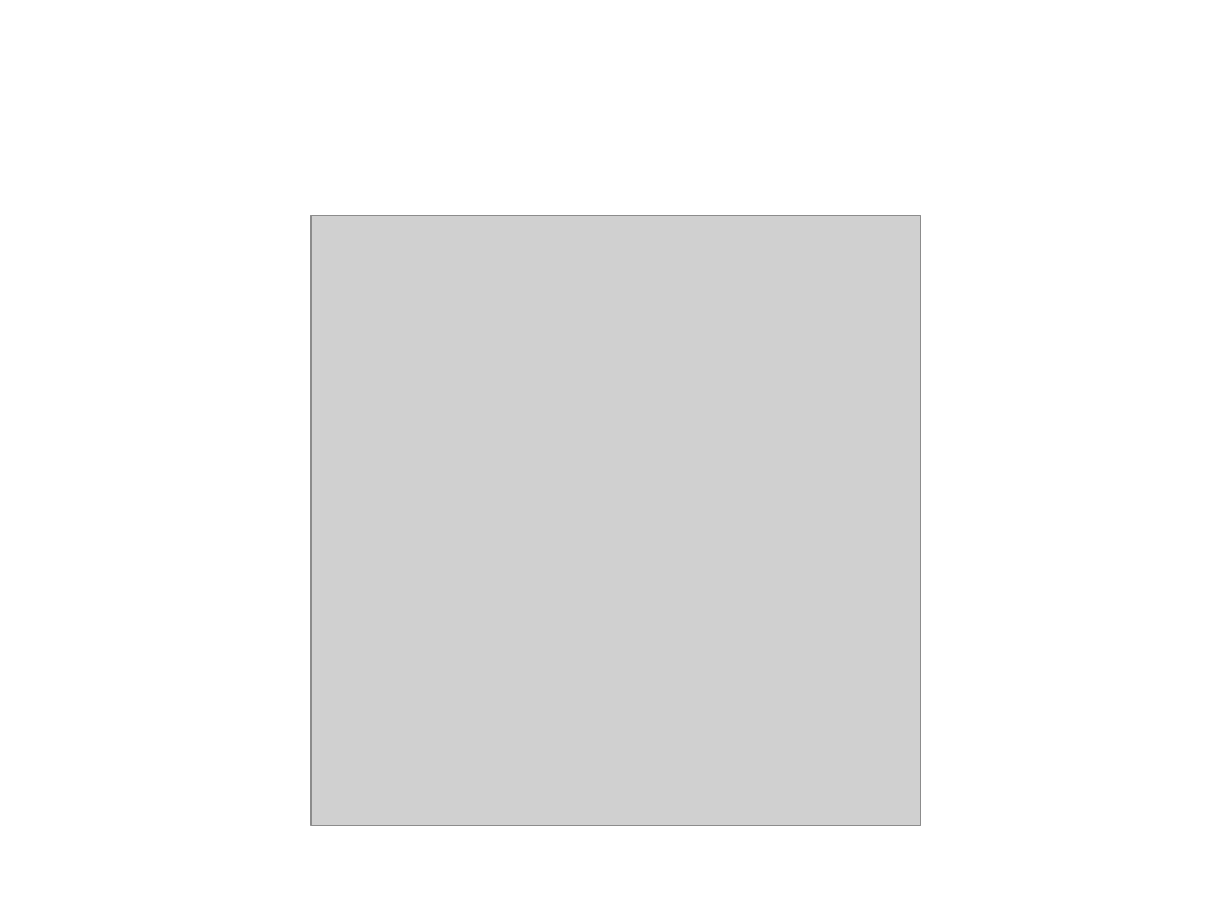
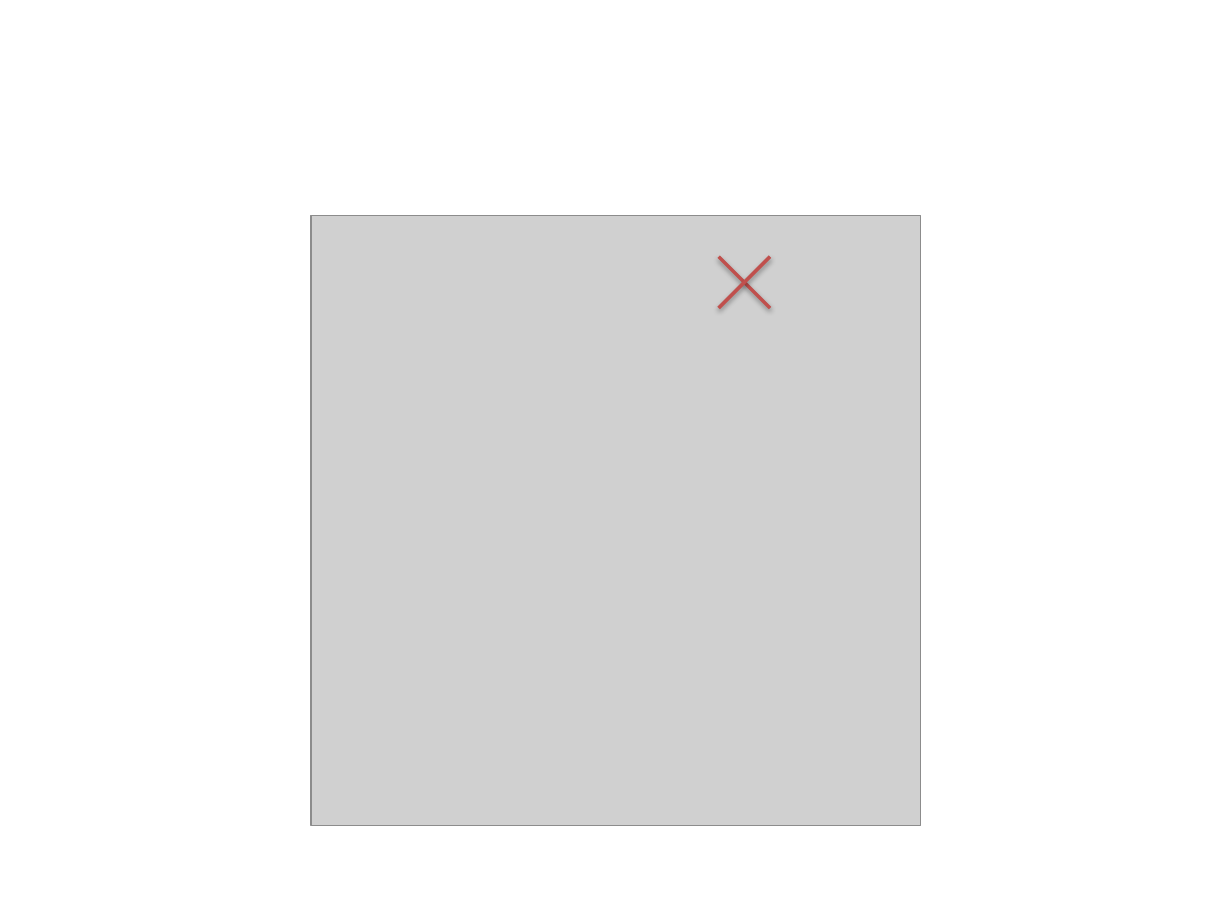
Before and after one commit to quantdse60878/HSTS, a slide deck: slide 10 of docs/Temperature Presentation/Quy/SetupDevice/ReadDataFromWristband.pptx. Drawn at 1232x924 pixels with LibreOffice and Linux fonts; fonts in the diff are those of the drawing; grey boxes stand for pictures. Boxes give left, top, right and bottom in pixels: in the first picture for what was removed or moved away, otherwise in the second. Text is boxed around its words. In the diff, an @@ line names an element or a change of style, - is before the commit and + after.

Commit message:
new slide

```diff
--- a/docs/Temperature Presentation/Quy/SetupDevice/ReadDataFromWristband.pptx
+++ b/docs/Temperature Presentation/Quy/SetupDevice/ReadDataFromWristband.pptx
@@ line added from (718, 256) to (770, 308), #C0504D 2 pt @@
@@ line added from (770, 256) to (718, 308), #C0504D 2 pt @@
```
Also in this commit, not shown: 8 other slides changed, 1 other file.
